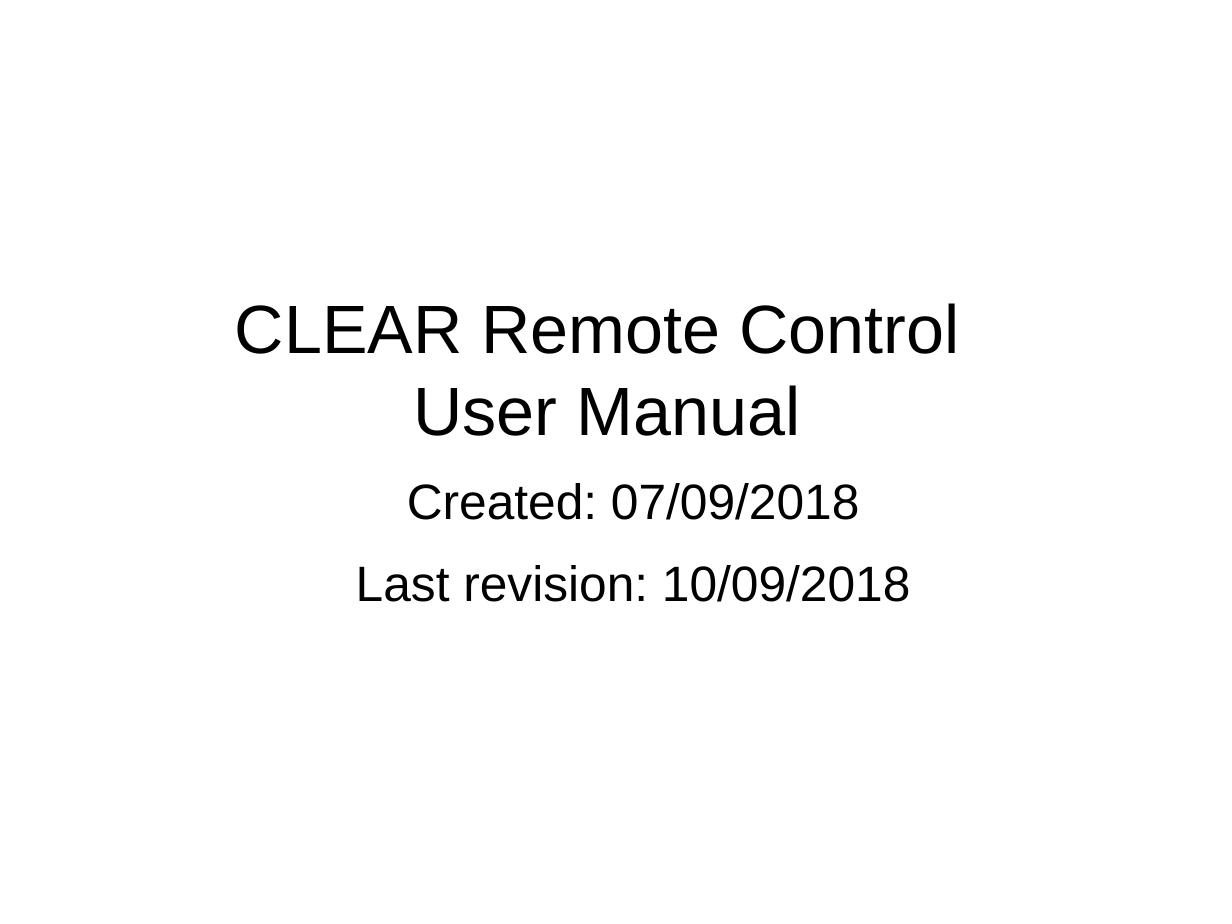
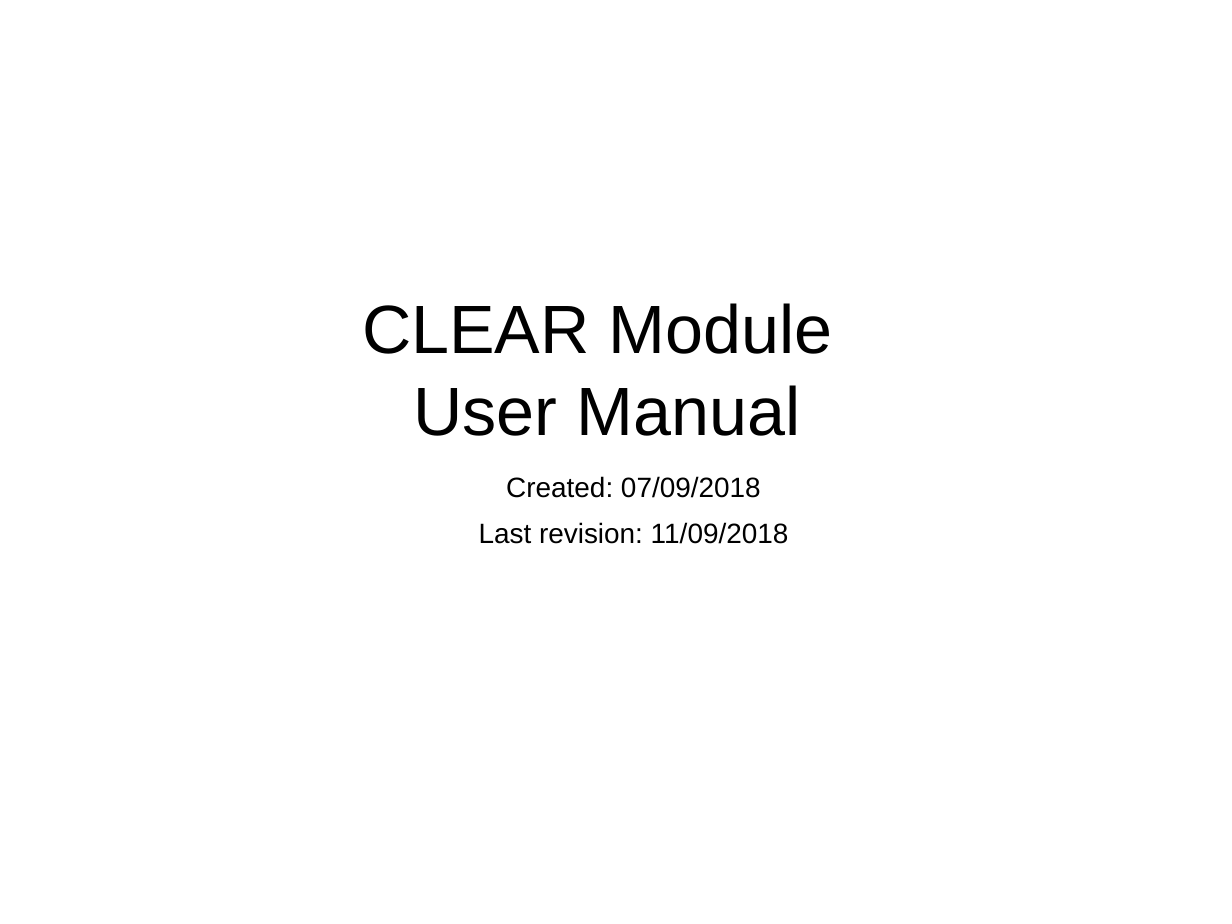
Before and after one commit to AUROVA-LAB/aurova_clear, a slide deck: slide 1 of documentation/clear_user_manual.odp. Drawn at 1232x924 pixels with LibreOffice and Linux fonts; fonts in the diff are those of the drawing. Boxes give left, top, right and bottom in pixels: in the first picture for what was removed or moved away, otherwise in the second. Text is boxed around its words. In the diff, an @@ line names an element or a change of style, - is before the commit and + after.

Commit message:
user manual completed, changed verbose level to only three values, no_verbose, regular_verbose_level and debug_verbose_level

```diff
--- a/documentation/clear_user_manual.odp
+++ b/documentation/clear_user_manual.odp
@@ title at [362, 303, 833, 436]: text changed @@
-CLEAR Remote Control
-User Manual
+CLEAR Module
+User Manual
@@ text at [506, 476, 761, 498]: size 32 to 18 pt in "Created: 07/09/2018"; less space between paragraphs @@
@@ text at [479, 522, 789, 544]: text changed; size 32 to 18 pt @@
-Last revision: 10/09/2018
+Last revision: 11/09/2018
```
Also in this commit, not shown: 7 other slides changed, 29 slides added, 3 other files.
